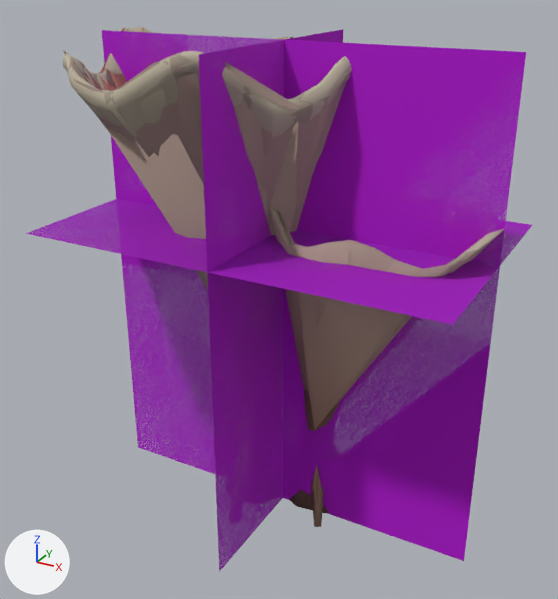
A saved change to the glTF model data/models/board/fungus/cup-forked.glb.
One viewpoint serves both versions: a 50 mm camera at (20.7, -38.1, 33.9) aimed at (-0.1, -0.3, 15.0). The lights are fixed; the arrows at lower left show +X, +Y and +Z. The first picture is the older version. Where no turn or scale is listed for an object, it has been applied to the vertices. Vertices at exactly the same position are counted once.

The scene before the commit, as lines of its bpy script (objects in view):
```python
ob_cup_forked_lod0_001 = bpy.data.objects.new('cup-forked-lod0.001', me_cup_forked_lod0)
ob_cup_forked_lod0_001.location = (0.0, 0.0, 0.0)
ob_cup_forked_lod2_001 = bpy.data.objects.new('cup-forked-lod2.001', me_cup_forked_lod2)
ob_cup_forked_lod2_001.location = (0.0, 0.0, 0.0)
ob_cup_forked_lod3_001 = bpy.data.objects.new('cup-forked-lod3.001', me_cup_forked_lod3)
ob_cup_forked_lod3_001.location = (0.0, 0.0, 0.0)
# also in view: 'cup-forked-lod1.001' at (0.1, -0.3, 15.0)
```
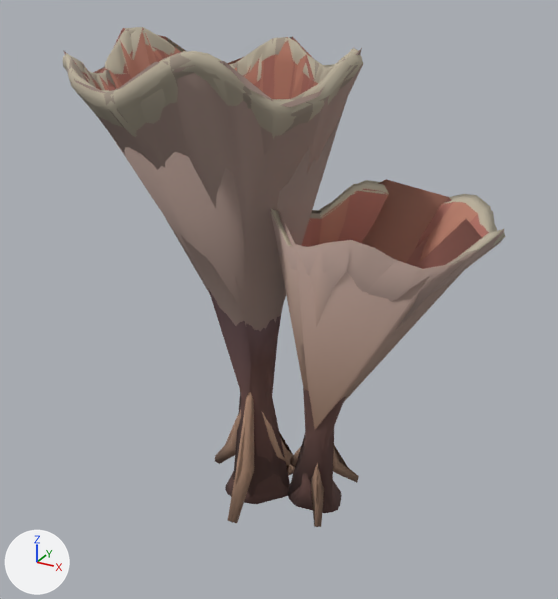
Changed parts and their boxes (x1, y1, x2, y2) in the pictures (558 x 599 px; the box of a moved part takes in the faces that stretch with it):
'cup-forked-lod3.001', surface changed, reshaped, recoloured (not visible afterwards)
    before: (25, 29, 532, 571)
'cup-forked-lod2.001', reshaped
    before: (64, 28, 481, 500)
    after: (64, 28, 482, 508)
part 1 of me_cup_forked_lod2, moved or reshaped
    before: (101, 29, 481, 481)
    after: (93, 29, 482, 486)
part 2 of me_cup_forked_lod3, moved or reshaped (not visible afterwards)
    before: (25, 29, 532, 571)
part 3 of me_cup_forked_lod3, recoloured (purple)
    before: (25, 29, 532, 571)

The change, as a diff of the scene's bpy script:
```diff
--- a/data/models/board/fungus/cup-forked.glb.py
+++ b/data/models/board/fungus/cup-forked.glb.py
@@ mat_impostor @@
 n3 = _N.new('ShaderNodeMath'); n3.name = 'Math.001'
 n3.operation = 'LESS_THAN'
+n3.inputs[1].default_value = 0.365  # 'Value'
 n4 = _N.new('ShaderNodeMix'); n4.name = 'Mix'
@@ me_cup_forked_lod2 @@
 # used by ob_cup_forked_lod2_001; location = (0.0, 0.0, 0.0)
-me_cup_forked_lod2.from_pydata(...)  # 64 vertices, 90 faces; spans x -12.5..11.3, y -7.9..6.7, z 0.0..30.0
+me_cup_forked_lod2.from_pydata(...)  # 75 vertices, 112 faces; spans x -12.5..11.3, y -7.9..7.1, z 0.0..30.0
+# me_cup_forked_lod2 part 1
+# 11 vertices are removed from x -11.5..3.4, y -2.8..5.8, z 9.6..27.5
+# 56 faces are deleted
+# 22 vertices are added at x -11.9..3.5, y -3.6..7.1, z 7.2..28.0
+# 78 new faces join them
 me_cup_forked_lod2.materials.append(mat_fungus)
@@ me_cup_forked_lod3 @@
 # used by ob_cup_forked_lod3_001; location = (0.0, 0.0, 0.0)
-me_cup_forked_lod3.from_pydata(...)  # 12 vertices, 6 faces; spans x -12.5..12.7, y -8.0..7.6, z 0.0..30.0
-me_cup_forked_lod3.vertices[1].co = (12.7, 0.0, 0.0)  # pixel (463, 560)
-me_cup_forked_lod3.vertices[2].co = (12.7, 0.0, 30.0)  # pixel (526, 52)
-me_cup_forked_lod3.vertices[4].co = (0.0, -8.0, 0.0)  # pixel (219, 571)
-me_cup_forked_lod3.vertices[5].co = (0.0, 7.6, 0.0)
-me_cup_forked_lod3.vertices[6].co = (0.0, 7.6, 30.0)  # pixel (343, 29)
-me_cup_forked_lod3.vertices[7].co = (0.0, -8.0, 30.0)  # pixel (198, 54)
-me_cup_forked_lod3.vertices[8].co = (-12.5, -8.0, 19.5)  # pixel (25, 233)
-me_cup_forked_lod3.vertices[9].co = (12.7, -8.0, 19.5)  # pixel (453, 324)
-me_cup_forked_lod3.vertices[10].co = (12.7, 7.6, 19.5)  # pixel (532, 224)
-me_cup_forked_lod3.vertices[11].co = (-12.5, 7.6, 19.5)
+me_cup_forked_lod3.from_pydata(...)  # 12 vertices, 6 faces; spans x -12.5..11.3, y -7.9..7.1, z 0.0..30.0
+# me_cup_forked_lod3 part 2
+me_cup_forked_lod3.vertices[1].co = (11.3, 0.0, 0.0)
+me_cup_forked_lod3.vertices[2].co = (11.3, 0.0, 30.0)
+me_cup_forked_lod3.vertices[4].co = (0.0, -7.9, 0.0)
+me_cup_forked_lod3.vertices[5].co = (0.0, 7.1, 0.0)
+me_cup_forked_lod3.vertices[6].co = (0.0, 7.1, 30.0)
+me_cup_forked_lod3.vertices[7].co = (0.0, -7.9, 30.0)
+me_cup_forked_lod3.vertices[8].co = (-12.5, -7.9, 15.1)
+me_cup_forked_lod3.vertices[9].co = (11.3, -7.9, 15.1)
+me_cup_forked_lod3.vertices[10].co = (11.3, 7.1, 15.1)
+me_cup_forked_lod3.vertices[11].co = (-12.5, 7.1, 15.1)
+# me_cup_forked_lod3 part 3: 6 faces centred in x -4.1..4.3, y -2.8..2.4, z 10.0..20.0 are repainted in the vertex colours; the middle colour goes from purple #d900ff to beige #ffffc8
 me_cup_forked_lod3.materials.append(mat_impostor)
```
